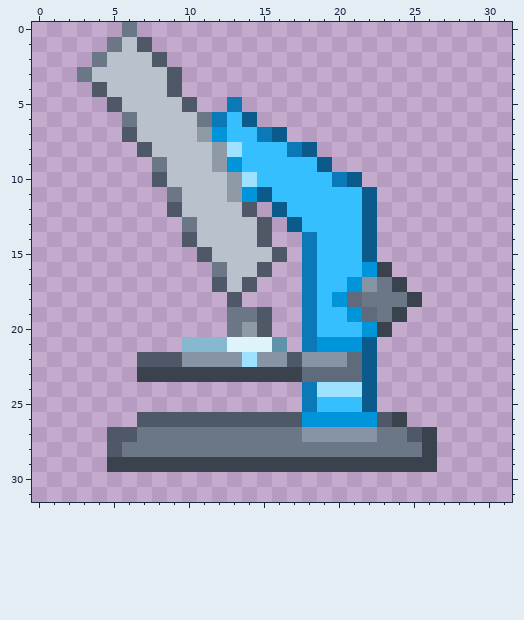
Edited in one commit: pixel-art file (src/media/photos/sprites/shop/microscope.aseprite). Above is the file before it was changed.
32x32 pixels, 1 frame. Colours within 5 levels of each other are drawn and written as one.
Once edited:
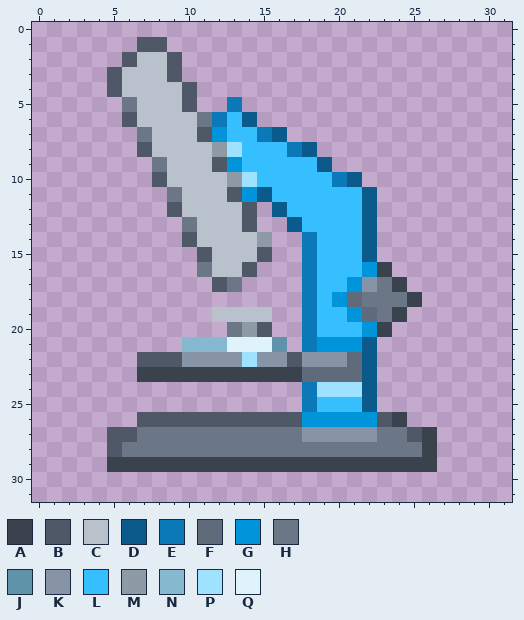
Palette (. is transparent): A #3a424e  B #4f5866  C #b9c2cc  D #0a5a8c  E #0b78b8  F #5f6b7b  G #0095db  H #6b7787  J #5f93aa  K #8794a6  L #36bfff  M #8f9aa7  N #86b9cf  P #9fe2ff  Q #dff3fb
The exact change:
There is now colour B in row 1 at x 8; in row 2 at x 9; in row 4 at x 10.
The edit turns colour C into colour B in row 2 at x 6; in rows 3 to 4 at x 5; in row 13 at x 14; in row 15 at x 15; in row 16 at x 14.
The edit turns colour H into colour B in row 6 at x 6.
The edit turns colour M into colour B in row 7 at x 11; in row 9 at x 12; in row 11 at x 13.
There is now colour C in row 19 at x 12.
The edit turns colour B into colour C in row 2 at x 8; in row 4 at x 9; in row 19 at x 15.
The edit turns colour H into colour C in row 16 at x 12; in row 19 at x 13 to 14.
There is now colour H in row 16 at x 11.
The edit turns colour C into colour H in row 5 at x 6; in row 7 at x 7; in row 17 at x 13.
The edit turns colour B into colour M in row 14 at x 15.
The edit erases colour B in row 4 at x 4; in row 5 at x 5; in row 7 at x 6; in row 13 at x 15; in row 15 at x 16; in row 16 at x 15.
The edit erases colour B in row 17 at x 14; in row 18 at x 13.
The edit erases colour C in row 1 at x 6; in row 2 at x 5; in row 3 at x 4.
The edit erases colour H in row 0 at x 6; in row 1 at x 5; in row 2 at x 4; in row 3 at x 3.
Boxes around the changes in both pictures, in picture pixels (x1, y1, x2, y2):
changed: (77, 22, 287, 322)
